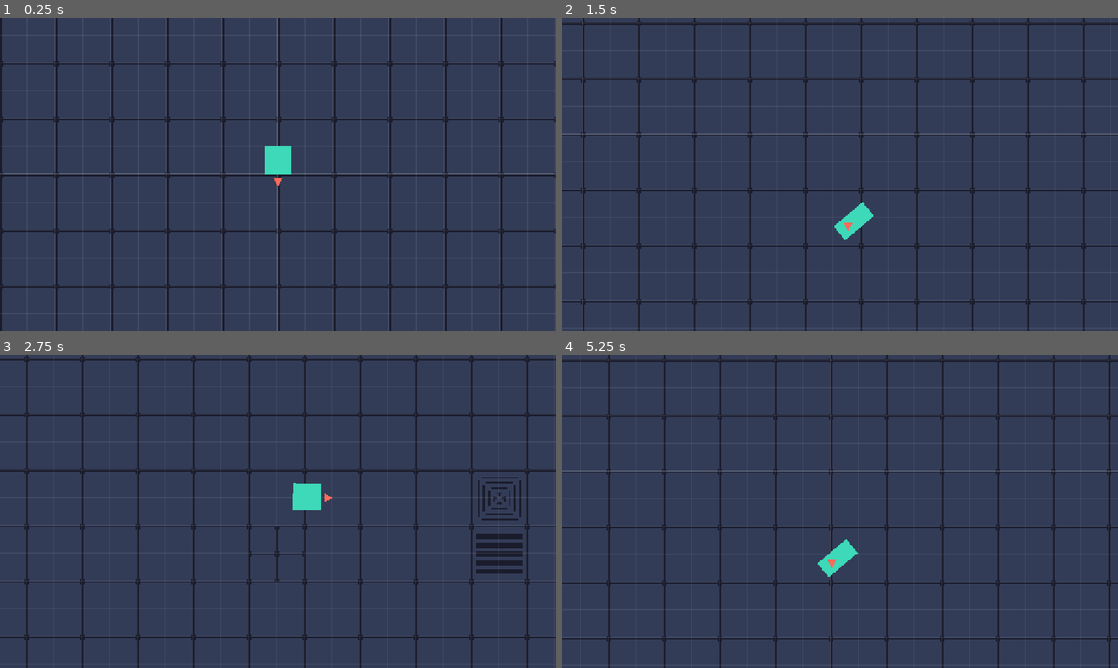
Above: before the commit, frames 1-4 (two rows, left to right).
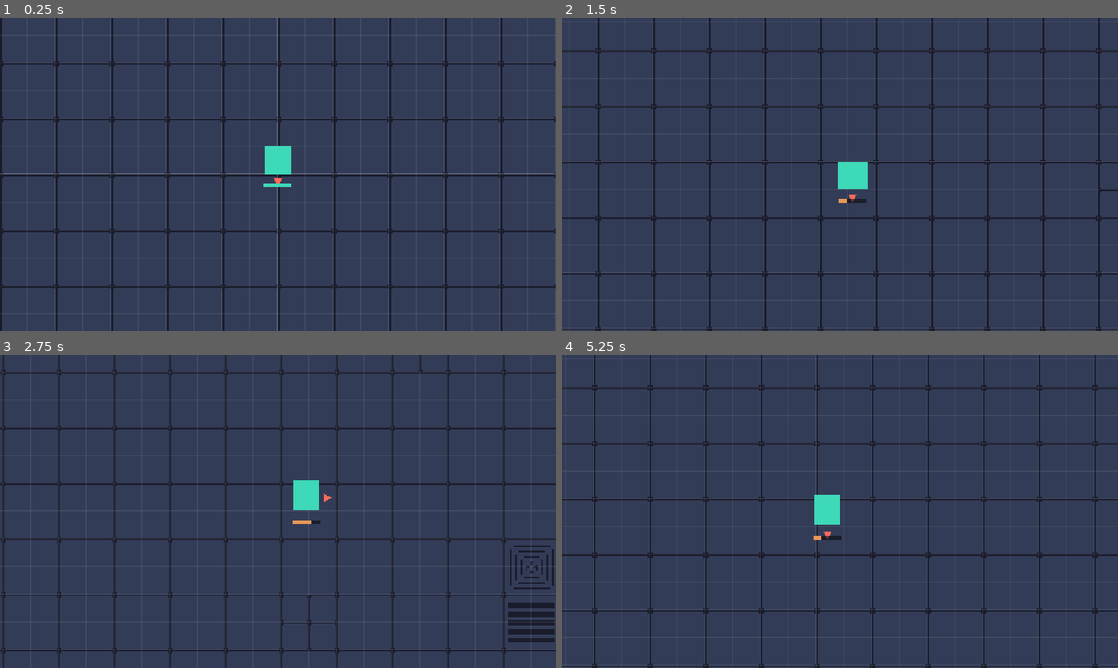
Above: after the commit, the same moments.

Repository: BrendanRomanDev/kiddosandbox
Game: Godot game, scene res://game.tscn
Two runs of this game, one before a commit and one after it. Both use one fixed random seed, a clock stepped at 60 frames per second and the inputs below.
Inputs:
- Up to frame 1 (0.25 s): no input
- Up to frame 2 (1.5 s): tap Enter at 0.5 s; hold Right (move_right) 0.53-1.28 s; tap Space (dodge) at 0.6, 1.35 s; hold Down (move_down) from 1.28 s (still down)
- Up to frame 3 (2.75 s): release Down (move_down) at 2.03 s; hold Right (move_right) from 2.03 s (still down); tap Space (dodge) at 2.1 s
- Up to frame 4 (5.25 s): release Right (move_right) at 2.78 s; hold Up (move_up) 2.78-3.53 s; tap Space (dodge) every 0.75 s from 2.85 to 5.1 s; hold Left (move_left) 3.53-5.03 s; hold Down (move_down) from 5.03 s (still down)

The runs differ from the first frame. In frame 1, less than 0.1% of the frame differs, in the area x 47-53%, y 52-54%; in frame 2, 14%; in frame 3, 16%, in the area x 0-100%, y 0-100%; in frame 4, 13%.

Commit message:
Rework dodge as a directional slide with a 3s cooldown
The dodge spun the sprite a full 360 and always squashed on the
horizontal axis, so dodging up or down stretched the character
sideways while it travelled vertically. That mismatch is what read as
"the square rotates differently" per direction.

Now the slide stretches along the direction of travel and compresses
across it, with no rotation at all. Cardinals get the full smear,
diagonals cancel to a uniform crouch so they still read as a dodge.

- Cooldown raised 0.45s -> 3.0s (measured 3.017s, one frame of overshoot)
- Exits at 210 speed decaying to the normal 150 over 0.35s
- Per-player cooldown bar under the feet, parented to Player rather
  than Visual so the slide squash does not deform it
- is_dodging() exposed as the hook for i-frames once projectiles exist

Diff:
--- a/scenes/player.tscn
+++ b/scenes/player.tscn
@@ -1,8 +1,9 @@
-[gd_scene load_steps=5 format=3]
+[gd_scene load_steps=6 format=3]
 
 [ext_resource type="Script" path="res://scripts/player.gd" id="1"]
 [ext_resource type="Texture2D" path="res://assets/sprites/placeholder/square.png" id="2"]
 [ext_resource type="Script" path="res://scripts/facing_indicator.gd" id="3"]
+[ext_resource type="Script" path="res://scripts/dodge_indicator.gd" id="4"]
 
 [sub_resource type="RectangleShape2D" id="RectangleShape2D_body"]
 size = Vector2(14, 14)
@@ -31,6 +32,9 @@
 color = Color(1, 0.42, 0.36, 1)
 polygon = PackedVector2Array(3, 0, -2, -2.5, -2, 2.5)
 
+[node name="DodgeIndicator" type="Node2D" parent="."]
+script = ExtResource("4")
+
 [node name="Camera2D" type="Camera2D" parent="."]
 zoom = Vector2(4, 4)
 position_smoothing_enabled = true
--- /dev/null
+++ b/scripts/dodge_indicator.gd
@@ -0,0 +1,37 @@
+extends Node2D
+
+## Dodge cooldown bar, drawn just below the player's feet.
+##
+## Deliberately parented to Player rather than Visual - anything under Visual
+## gets squashed by the dodge animation, and a stretching UI bar looks broken.
+## Per-player rather than a screen HUD so it still works in 2P co-op.
+
+const BAR_SIZE := Vector2(16.0, 2.0)
+const BAR_OFFSET_Y := 5.0
+const COLOR_TRACK := Color(0.0, 0.0, 0.0, 0.5)
+const COLOR_CHARGING := Color(0.95, 0.62, 0.35, 0.95)
+const COLOR_READY := Color(0.24, 0.85, 0.72, 1.0)
+
+@onready var _player: Player = get_parent() as Player
+
+var _last_ratio := -1.0
+
+
+func _process(_delta: float) -> void:
+	# Only redraw when the fill actually moves - otherwise this is a static bar
+	# being rebuilt every frame for nothing.
+	var ratio := _player.get_dodge_cooldown_ratio()
+	if is_equal_approx(ratio, _last_ratio):
+		return
+
+	_last_ratio = ratio
+	queue_redraw()
+
+
+func _draw() -> void:
+	var origin := Vector2(-BAR_SIZE.x * 0.5, BAR_OFFSET_Y)
+	draw_rect(Rect2(origin, BAR_SIZE), COLOR_TRACK)
+
+	var fill_color := COLOR_READY if _player.is_dodge_ready() else COLOR_CHARGING
+	var fill_width := BAR_SIZE.x * clampf(_last_ratio, 0.0, 1.0)
+	draw_rect(Rect2(origin, Vector2(fill_width, BAR_SIZE.y)), fill_color)
--- a/scripts/player.gd
+++ b/scripts/player.gd
@@ -16,7 +16,10 @@
 # --- Dodge tuning ---
 const DODGE_SPEED := 400.0
 const DODGE_DURATION := 0.30
-const DODGE_COOLDOWN := 0.45
+const DODGE_COOLDOWN := 3.0
+## Speed you carry out of a slide, decaying back to MAX_SPEED over the boost window.
+const DODGE_BOOST_SPEED := 210.0
+const DODGE_BOOST_DURATION := 0.35
 
 # --- Procedural animation tuning ---
 const IDLE_BOB_SPEED := 3.0
@@ -24,7 +27,10 @@
 const RUN_BOB_SPEED := 14.0
 const RUN_BOB_AMOUNT := 0.11
 const RUN_HOP_HEIGHT := 1.5
-const DODGE_SQUASH_AMOUNT := 0.38
+## Stretch along the direction of travel during a slide.
+const DODGE_SMEAR_AMOUNT := 0.34
+## Uniform flatten during a slide, so diagonals still read as a dodge.
+const DODGE_CROUCH_AMOUNT := 0.14
 const SETTLE_SPEED := 18.0
 
 # --- Facing ---
@@ -41,6 +47,7 @@
 var _dodge_time_left := 0.0
 var _dodge_cooldown_left := 0.0
 var _dodge_direction := Vector2.ZERO
+var _boost_time_left := 0.0
 
 
 func _physics_process(delta: float) -> void:
@@ -53,6 +60,7 @@
 		move_and_slide()
 		return
 
+	_boost_time_left = maxf(_boost_time_left - delta, 0.0)
 	_process_movement(delta)
 	_update_grounded_visual(delta)
 	move_and_slide()
@@ -63,29 +71,37 @@
 func _process_movement(delta: float) -> void:
 	var input_direction := Input.get_vector("move_left", "move_right", "move_up", "move_down")
 	var wants_to_dodge := Input.is_action_just_pressed("dodge")
-	var can_dodge := _dodge_cooldown_left <= 0.0
-
-	if wants_to_dodge and can_dodge:
+
+	if wants_to_dodge and is_dodge_ready():
 		_start_dodge(input_direction)
 		return
 
 	var is_moving := not input_direction.is_zero_approx()
 	if is_moving:
 		_set_facing(_snap_to_eight(input_direction))
-		velocity = velocity.move_toward(input_direction * MAX_SPEED, ACCELERATION * delta)
+		velocity = velocity.move_toward(input_direction * _get_speed_cap(), ACCELERATION * delta)
 		return
 
 	velocity = velocity.move_toward(Vector2.ZERO, FRICTION * delta)
 
 
+## Normal top speed, raised briefly after a slide so the dodge launches you.
+func _get_speed_cap() -> float:
+	if _boost_time_left <= 0.0:
+		return MAX_SPEED
+
+	var boost_remaining := _boost_time_left / DODGE_BOOST_DURATION
+	return lerpf(MAX_SPEED, DODGE_BOOST_SPEED, boost_remaining)
+
+
 # --- Dodge ---
 
 func _start_dodge(input_direction: Vector2) -> void:
-	# Dodging with no stick input rolls the way you are already facing.
+	# Dodging with no stick input slides the way you are already facing.
 	_dodge_direction = input_direction.normalized() if not input_direction.is_zero_approx() else _facing
 	_set_facing(_snap_to_eight(_dodge_direction))
 	_dodge_time_left = DODGE_DURATION
-	_dodge_cooldown_left = DODGE_DURATION + DODGE_COOLDOWN
+	_dodge_cooldown_left = DODGE_COOLDOWN
 	velocity = _dodge_direction * DODGE_SPEED
 
 
@@ -94,13 +110,14 @@
 
 	var is_dodge_finished := _dodge_time_left <= 0.0
 	if is_dodge_finished:
-		_visual.rotation = 0.0
-		velocity = _dodge_direction * MAX_SPEED
-		return
-
-	# Ease out of the burst so the dodge lands rather than stopping dead.
+		_boost_time_left = DODGE_BOOST_DURATION
+		velocity = _dodge_direction * DODGE_BOOST_SPEED
+		return
+
+	# Ease out of the burst so the slide settles into the boost rather than
+	# stopping dead.
 	var progress := _get_dodge_progress()
-	velocity = _dodge_direction * lerpf(DODGE_SPEED, MAX_SPEED, progress)
+	velocity = _dodge_direction * lerpf(DODGE_SPEED, DODGE_BOOST_SPEED, progress)
 
 
 func _get_dodge_progress() -> float:
@@ -110,16 +127,21 @@
 # --- Procedural animation ---
 
 func _update_dodge_visual() -> void:
-	var progress := _get_dodge_progress()
-
-	# sin() gives a 0 -> 1 -> 0 curve, so the squash peaks mid-roll and settles.
-	var squash := sin(progress * PI)
+	# sin() gives a 0 -> 1 -> 0 curve, so the smear peaks mid-slide and settles.
+	var smear := sin(_get_dodge_progress() * PI)
+
+	# Stretch along the direction of travel and compress across it. No rotation,
+	# so a slide reads the same whichever of the 8 directions you take. Cardinals
+	# get the full smear; diagonals cancel out to the crouch alone.
+	var travel_axis := absf(_dodge_direction.x) - absf(_dodge_direction.y)
+	var crouch := 1.0 - smear * DODGE_CROUCH_AMOUNT
+
 	_visual.scale = Vector2(
-		1.0 + squash * DODGE_SQUASH_AMOUNT,
-		1.0 - squash * DODGE_SQUASH_AMOUNT
-	)
-	_visual.position.y = -squash * RUN_HOP_HEIGHT * 2.0
-	_visual.rotation = TAU * progress
+		1.0 + smear * DODGE_SMEAR_AMOUNT * travel_axis,
+		1.0 - smear * DODGE_SMEAR_AMOUNT * travel_axis
+	) * crouch
+	_visual.position.y = 0.0
+	_visual.rotation = 0.0
 
 
 func _update_grounded_visual(delta: float) -> void:
@@ -136,7 +158,6 @@
 
 	_visual.scale = _visual.scale.lerp(target_scale, SETTLE_SPEED * delta)
 	_visual.position.y = lerpf(_visual.position.y, target_hop, SETTLE_SPEED * delta)
-	_visual.rotation = lerpf(_visual.rotation, 0.0, SETTLE_SPEED * delta)
 
 
 # --- Facing ---
@@ -159,5 +180,22 @@
 	return Vector2.RIGHT.rotated(snappedf(direction.angle(), step))
 
 
+# --- Public state ---
+
 func get_facing() -> Vector2:
 	return _facing
+
+
+## 0.0 the instant a dodge is spent, 1.0 once it is ready again. Drives the
+## cooldown indicator.
+func get_dodge_cooldown_ratio() -> float:
+	return 1.0 - (_dodge_cooldown_left / DODGE_COOLDOWN)
+
+
+func is_dodge_ready() -> bool:
+	return _dodge_cooldown_left <= 0.0
+
+
+## Hook for i-frames once projectiles exist.
+func is_dodging() -> bool:
+	return _dodge_time_left > 0.0
Not shown, added: scripts/dodge_indicator.gd.uid
